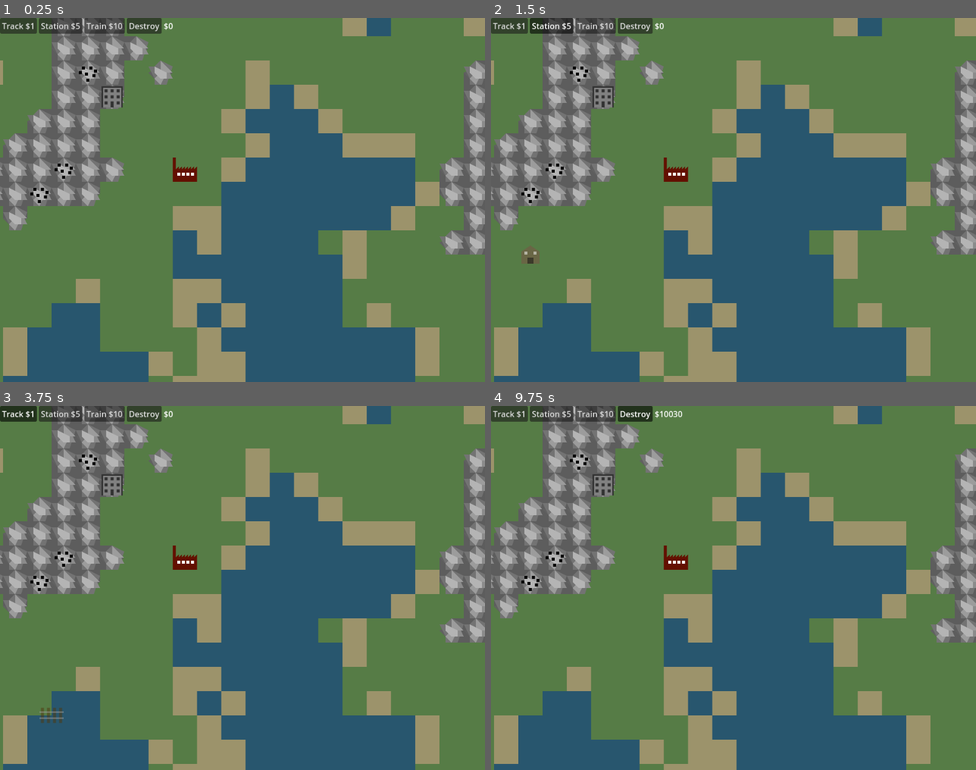
Above: before the commit, frames 1-4 (two rows, left to right).
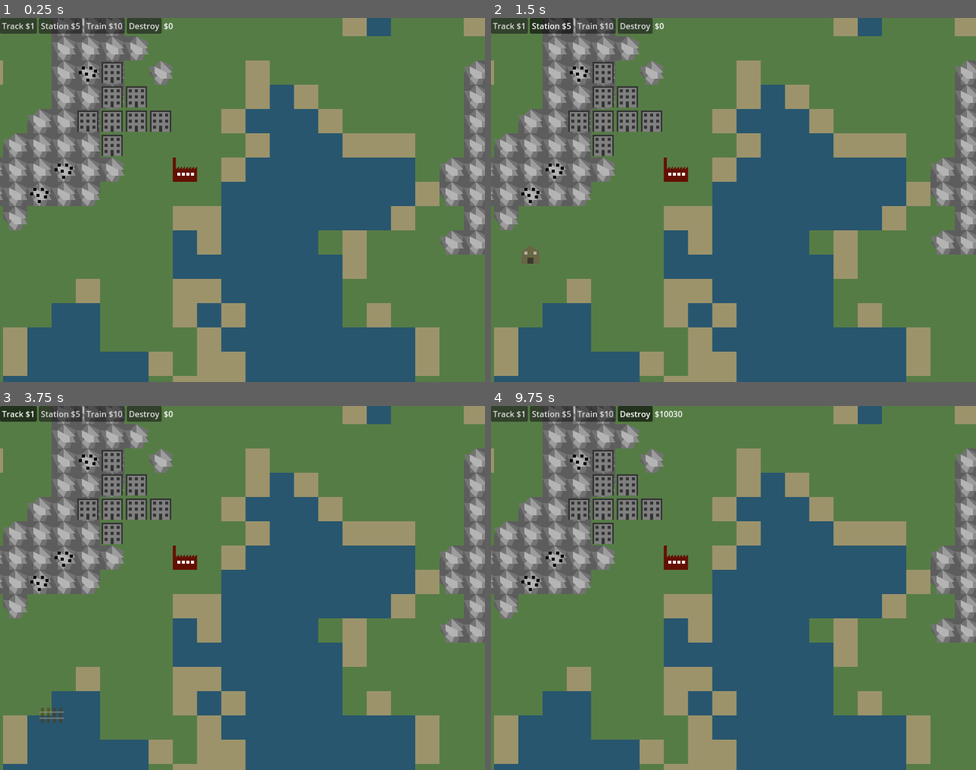
Above: after the commit, the same moments.

Repository: Godsmith/trainfinity3
Game: Godot game, scene res://scenes/overground.tscn
The game is run twice, just before and just after one commit, with the same random seed, the same clock (stepped at 60 frames per second) and the same inputs.
Inputs (mouse positions are in pixels of both pictures, inside the frame that each line leads up to):
- Up to frame 1 (0.25 s): no input
- Up to frame 2 (1.5 s): click "Track $1" at 0.5 s; click "Station $5" at 1.25 s
- Up to frame 3 (3.75 s): click "Train $10" at 2 s; click "Destroy" at 2.75 s; click "Track $1" at 3.5 s
- Up to frame 4 (9.75 s): click "Station $5" at 4.25 s; click "Train $10" at 5 s; click "Destroy" at 5.75 s; click "Track $1" at 6.5 s; click "Station $5" at 7.25 s; click "Train $10" at 8 s; click "Destroy" at 8.75 s; tap Enter at 9.5 s; move the mouse to (651, 580) at 9.52 s; tap X at 9.6 s; click (651, 580) at 9.67 s

The runs differ from the first frame. In frame 1, 1.7% of the frame differs, in the area x 15-36%, y 12-38%; in frame 2, 1.7%; in frame 3, 1.7%; in frame 4, 1.7%.

Commit message:
Create larger cities. Just aesthetic so far.

Diff:
--- a/scenes/terrain.gd
+++ b/scenes/terrain.gd
@@ -1,6 +1,7 @@
 extends Node2D
 
 const HALF_GRID_SIZE := 32
+const CITY_COUNT := 5
 
 const FACTORY = preload("res://scenes/factory.tscn")
 const WATER = preload("res://scenes/water.tscn")
@@ -95,11 +96,26 @@
 	for pos in grid_positions:
 		if pos not in obstacle_position_set:
 			possible_city_positions.append(pos)
-	for i in 5:
+	var city_positions = []
+	for i in CITY_COUNT:
 		var city_position = possible_city_positions.pick_random()
 		possible_city_positions.erase(city_position)
 		var city = CITY.instantiate()
+		city_positions.append(city_position)
 		city.position = city_position
 		add_child(city)
 
-	pass # Replace with function body.
+	for original_city_position in city_positions:
+		var target_size = randi_range(1, 10)
+		var current_size = 1
+		var handled_city_positions := [original_city_position]
+		var possible_new_city_positions = Global.orthogonally_adjacent(original_city_position)
+		while current_size < target_size and possible_new_city_positions:
+			var new_city_position = possible_new_city_positions.pick_random()
+			if new_city_position not in obstacle_position_set and new_city_position not in handled_city_positions and new_city_position in grid_positions:
+				current_size += 1
+				handled_city_positions.append(new_city_position)
+				possible_new_city_positions.append_array(Global.orthogonally_adjacent(new_city_position))
+				var city = CITY.instantiate()
+				city.position = new_city_position
+				add_child(city)
--- a/scripts/global.gd
+++ b/scripts/global.gd
@@ -7,8 +7,11 @@
 enum Asset {TRACK, STATION, TRAIN}
 
 static func is_orthogonally_adjacent(position1: Vector2i, position2: Vector2i) -> bool:
+	return position2 in orthogonally_adjacent(position1)
+
+static func orthogonally_adjacent(pos: Vector2i) -> Array[Vector2i]:
+	var out: Array[Vector2i] = []
 	for delta in [Vector2i(TILE_SIZE, 0), Vector2i(-TILE_SIZE, 0),
 				  Vector2i(0, TILE_SIZE), Vector2i(0, -TILE_SIZE)]:
-		if position1 + delta == position2:
-			return true
-	return false
+		out.append(pos + delta)
+	return out
Not shown, changed: TODO.md
